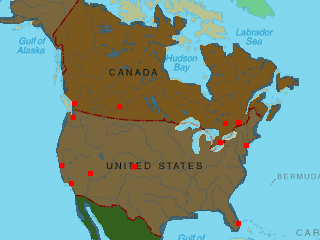
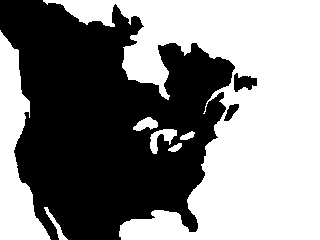
Before/after of a 320 × 240 layered artwork. What changed in the layer stack:
hid "Layer #1", painted on it over [17, 100, 249, 227]
"Background": opacity 52% → 100%, painted on it over [0, 0, 320, 240]
hid "Pasted Layer" over [0, 0, 320, 240]
